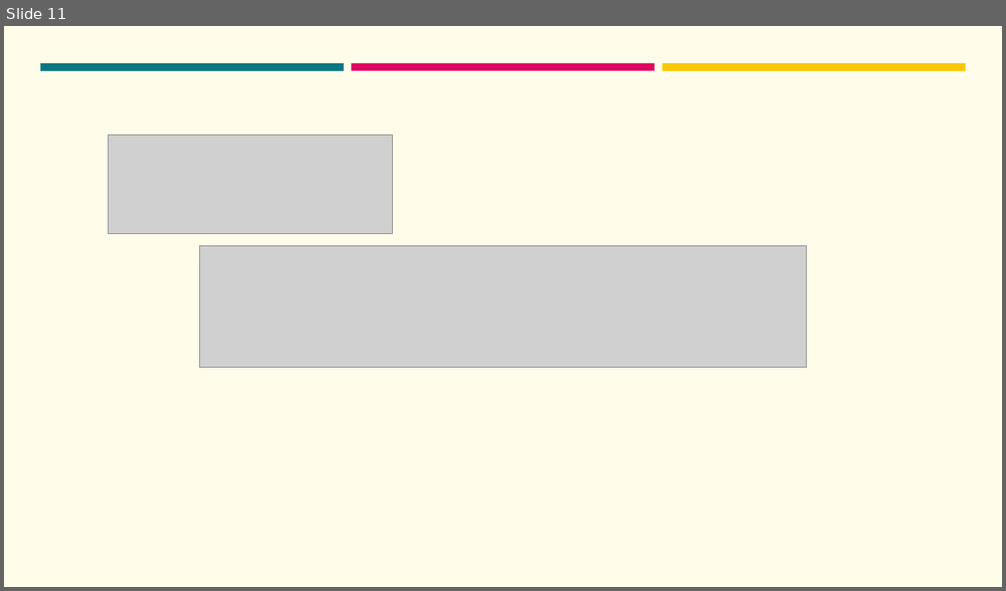
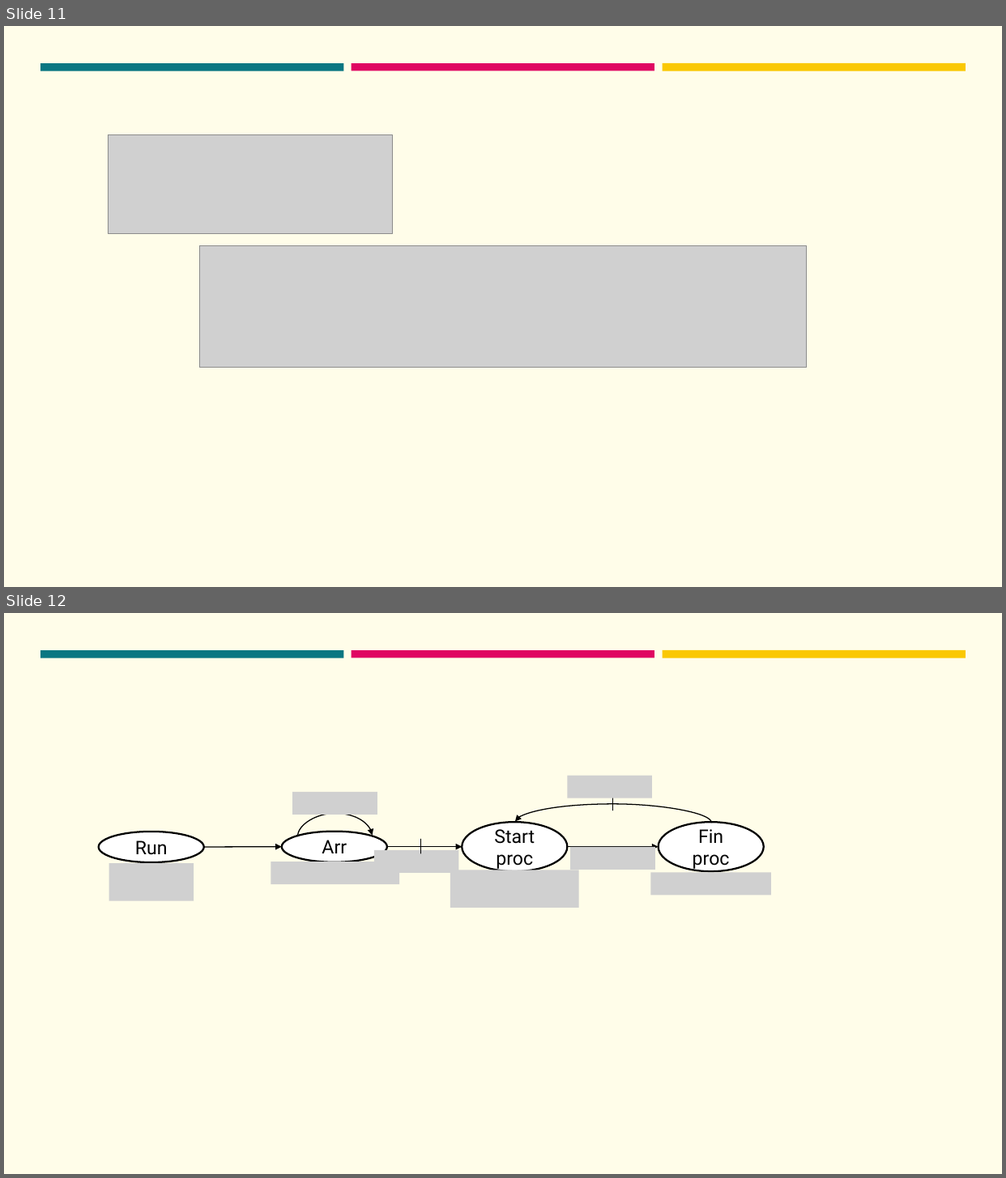
Before and after one commit to myrazhang/MPR_2nd_submission, a slide deck: Figures/RAP2.pptx. Shown one above the other, each under a label of ours: slide 11 before the commit, slides 11 and 12 after it. The pictures are 1006x591 and 1006x1178 pixels, drawn with LibreOffice and Linux fonts; fonts in the diff are those of the drawing; grey boxes stand for pictures. Boxes give left, top, right and bottom in pixels: in the first picture for what was removed or moved away, otherwise in the second. Text is boxed around its words. In the diff, an @@ line names an element or a change of style, - is before the commit and + after.

```diff
--- a/Figures/RAP2.pptx
+++ b/Figures/RAP2.pptx
@@ slide 12 added at (x1=4, y1=613, x2=1002, y2=1174), background #FFFDE9; not listed: 3 template elements that a slide beside it also shows @@
@@ picture added at (x1=568, y1=776, x2=652, y2=798) @@
@@ picture added at (x1=292, y1=792, x2=377, y2=815) @@
@@ curved arrow added from (711, 823) to (515, 822), #000000 1 pt @@
@@ line added from (612, 796) to (612, 811), #000000 1 pt @@
@@ curved arrow added from (297, 837) to (373, 835), #000000 1 pt @@
@@ ellipse added at (x1=462, y1=822, x2=568, y2=871), fill #FFFFFF, outline #000000 1.75 pt, 18 pt, text #000000 @@
+Start proc
@@ ellipse added at (x1=658, y1=822, x2=764, y2=871), fill #FFFFFF, outline #000000 1.75 pt, 18 pt, text #000000 @@
+Fin proc
@@ ellipse added at (x1=98, y1=832, x2=204, y2=862), fill #FFFFFF, outline #000000 1.75 pt, 18 pt, text #000000 @@
+Run
@@ arrow added from (204, 847) to (282, 846), #000000 1 pt @@
@@ ellipse added at (x1=282, y1=832, x2=387, y2=862), fill #FFFFFF, outline #000000 1.75 pt, 18 pt, text #000000 @@
+Arr
@@ picture added at (x1=374, y1=850, x2=458, y2=873) @@
@@ arrow added from (387, 846) to (462, 846), #000000 1 pt @@
@@ line added from (421, 839) to (421, 854), #000000 1 pt @@
@@ arrow added from (568, 846) to (658, 846), #000000 1 pt @@
@@ picture added at (x1=571, y1=847, x2=655, y2=870) @@
@@ picture added at (x1=108, y1=863, x2=194, y2=901) @@
@@ picture added at (x1=271, y1=862, x2=400, y2=884) @@
@@ picture added at (x1=450, y1=870, x2=579, y2=907) @@
@@ picture added at (x1=651, y1=873, x2=771, y2=895) @@
```
Also in this commit, not shown: 14 other files.
